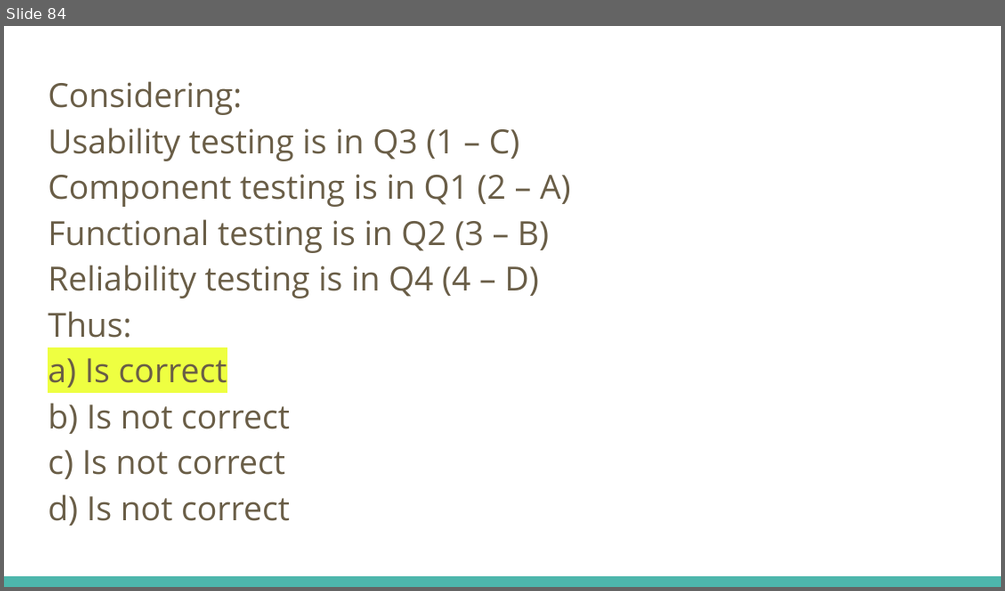
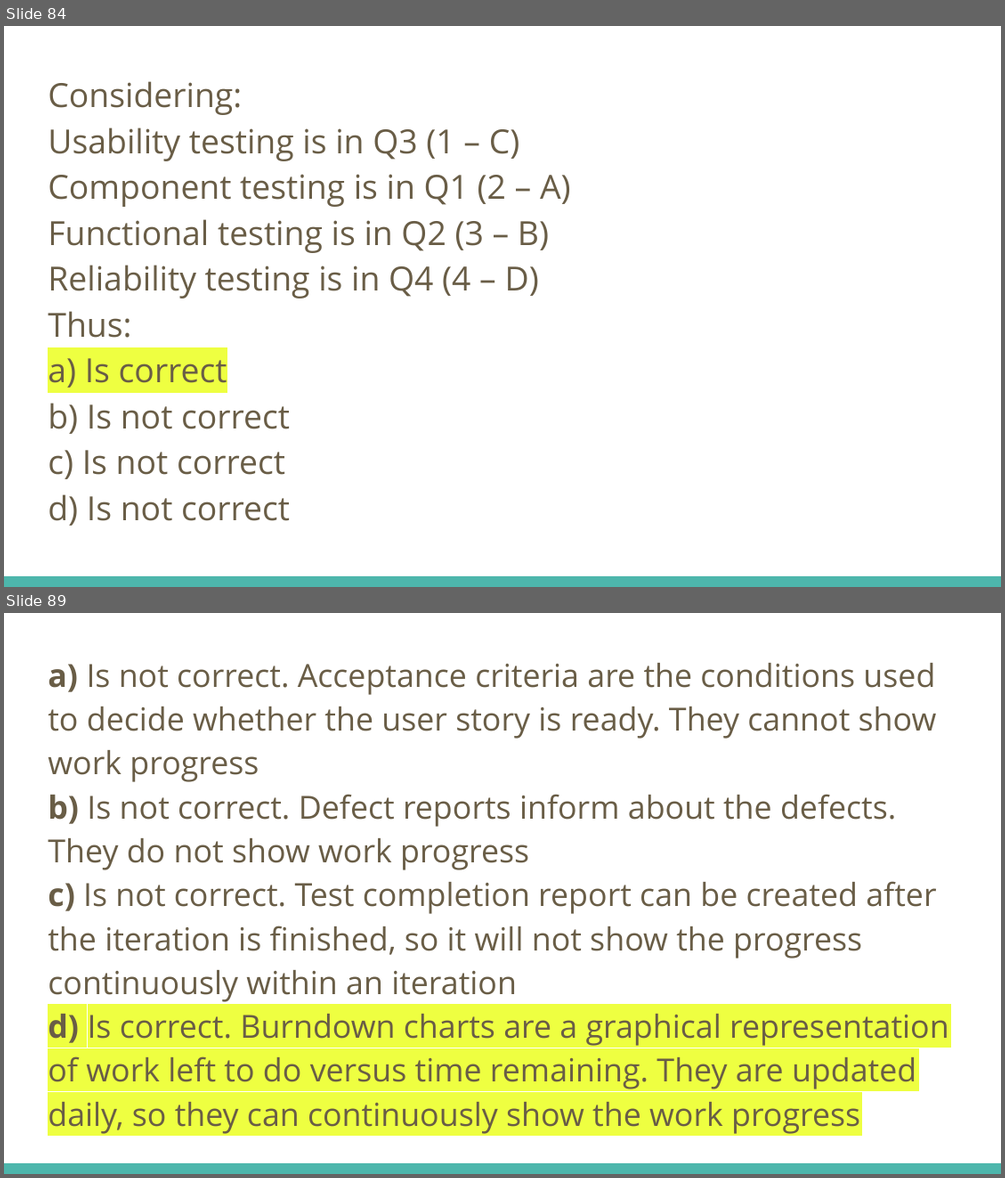
Before and after one commit to fawadmalik/istqb, a slide deck: ISTQB Foundation Level Preparation.pptx. Shown one above the other, each under a label of ours: slide 84 before the commit, slides 84 and 89 after it; the slides between them are not shown. The pictures are 1005x591 and 1005x1178 pixels, drawn with LibreOffice and Linux fonts; fonts in the diff are those of the drawing. Boxes give left, top, right and bottom in pixels: in the first picture for what was removed or moved away, otherwise in the second. Text is boxed around its words. In the diff, an @@ line names an element or a change of style, - is before the commit and + after.

```diff
--- a/ISTQB Foundation Level Preparation.pptx
+++ b/ISTQB Foundation Level Preparation.pptx
@@ slide 89 added at (4,613,1001,1174), background #FFFFFF; not listed: 1 template element that a slide beside it also shows @@
@@ text added at (48,663,949,1134), 23 pt, text #695D46 @@
+a) Is not correct. Acceptance criteria are the conditions used to decide whether the user story is ready. They cannot show work progress
+b) Is not correct. Defect reports inform about the defects. They do not show work progress
+c) Is not correct. Test completion report can be created after the iteration is finished, so it will not show the progress continuously within an iteration
+d) Is correct. Burndown charts are a graphical representation of work left to do versus time remaining. They are updated daily, so they can continuously show the work progress
```
Also in this commit, not shown: 1 slide changed, 4 other slides added.
